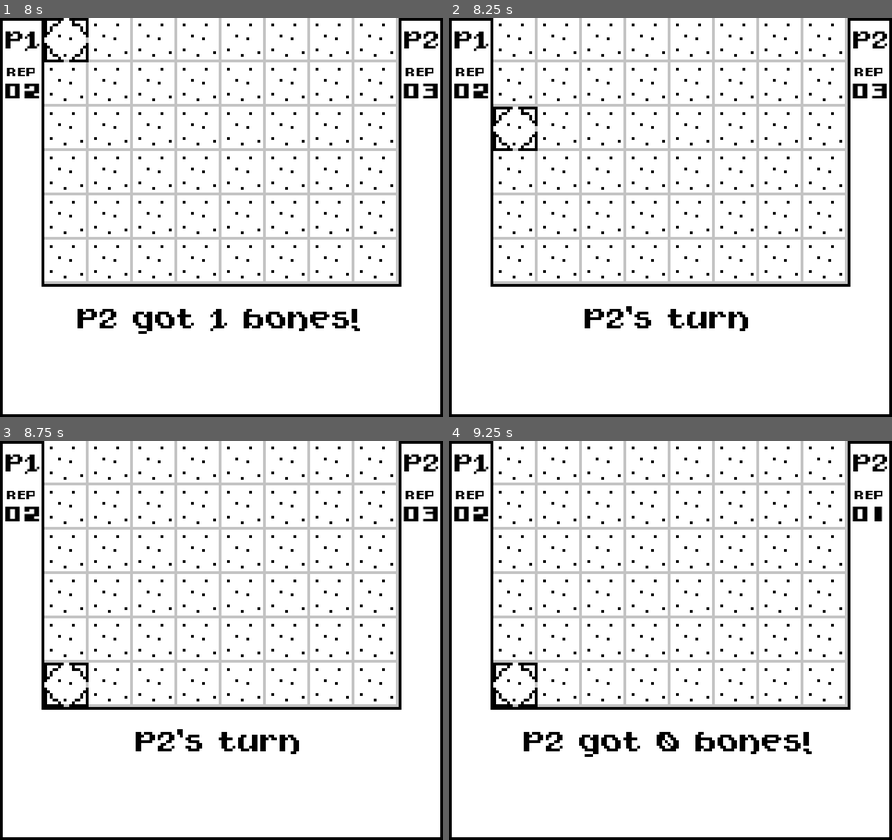
Above: before the commit, frames 1-4 (two rows, left to right).
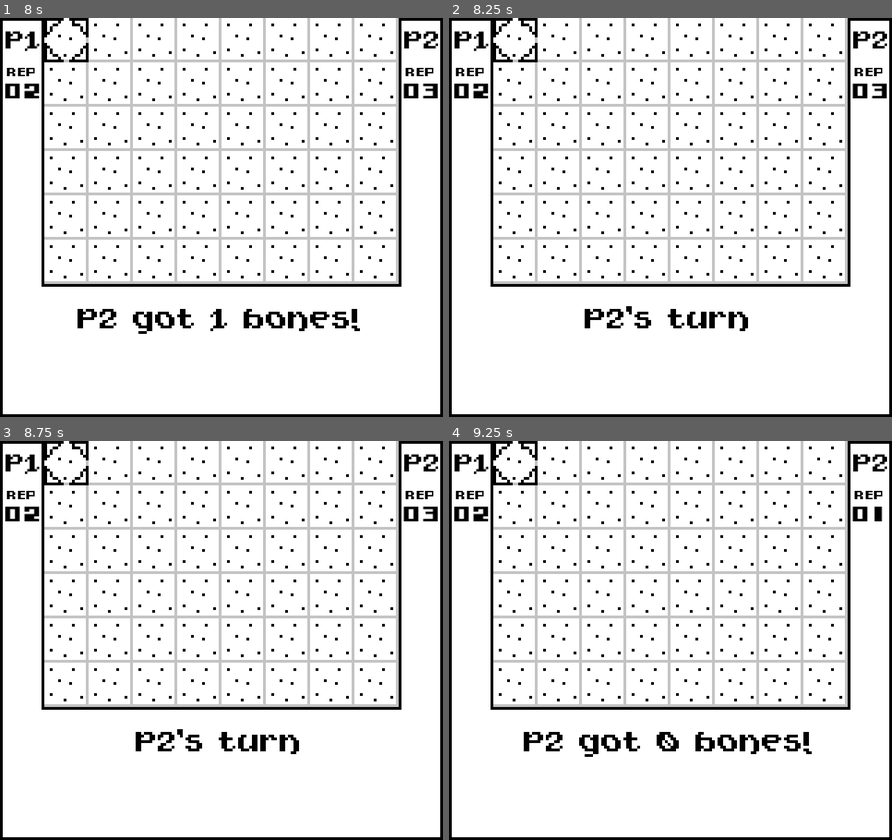
Above: after the commit, the same moments.

Repository: Saf-bonesman/bone-wars-proto-1
Game: Godot game, scene res://scenes/Game.tscn
Two runs of this game, one before a commit and one after it. Both use one fixed random seed, a clock stepped at 60 frames per second and the inputs below.
Inputs:
- Up to frame 1 (8 s): tap Enter at 0.5, 3.5, 5 s; hold W (action_up) 0.53-1.28 s; hold F (action_a) 0.53-1.28 s; tap Space at 1.25, 4.25, 5.75 s; hold S (action_down) 1.28-2.03 s; tap F (action_a) at 1.35, 2.85, 4.55, 5.85, 7.35 s; hold F (action_a) 2.03-2.78 s; hold W (action_up) 2.03-3.53 s; tap D (action_move) at 2.1, 4.35, 6.6 s; hold F (action_a) 3.53-4.28 s; hold A (action_left) 3.53-5.03 s; hold S (action_down) 5.03-5.78 s; hold F (action_a) 5.03-5.78 s; hold W (action_up) from 5.78 s (still down); hold F (action_a) 6.53-7.28 s
- Up to frame 2 (8.25 s): release W (action_up) at 8.03 s; hold S (action_down) from 8.03 s (still down); hold F (action_a) from 8.03 s (still down)
- Up to frame 3 (8.75 s): keep holding S (action_down); keep holding F (action_a)
- Up to frame 4 (9.25 s): release S (action_down) at 8.78 s; release F (action_a) at 8.78 s; hold A (action_left) from 8.78 s (still down); tap D (action_move) at 8.85 s; tap F (action_a) at 9.05 s

Frame 1 is identical in both runs. In frame 2, 0.7% of the frame differs, in the area x 10-20%, y 0-34%; in frame 3, 0.7%; in frame 4, 0.7%.

Commit message:
Menu placeholders

Diff:
--- a/scenes/Player.tscn
+++ b/scenes/Player.tscn
@@ -8,8 +8,9 @@
 script = ExtResource("1_3li8b")
 
 [node name="PlayerMenu" parent="." unique_id=1982733969 instance=ExtResource("1_p0vlq")]
+visible = false
 
-[node name="Sprite2D" type="Sprite2D" parent="." unique_id=648782166]
+[node name="Cursor" type="Sprite2D" parent="." unique_id=648782166]
 texture = ExtResource("2_v6fml")
 
 [node name="MoveTimer" type="Timer" parent="." unique_id=1033107008]
--- a/scenes/PlayerMenu.tscn
+++ b/scenes/PlayerMenu.tscn
@@ -1,7 +1,51 @@
 [gd_scene format=3 uid="uid://drmxgba7hxaru"]
+
+[ext_resource type="Texture2D" uid="uid://omx4vvvlsm8t" path="res://assets/ui/menu_placeholder.png" id="1_qa3i8"]
+[ext_resource type="Texture2D" uid="uid://bu7kenhbqvnc" path="res://assets/ui/menu_select_placeholder.png" id="2_1utw0"]
+[ext_resource type="FontFile" uid="uid://ourr6jjjc2pw" path="res://assets/resources/fonts/Bitfantasy.ttf" id="3_8sw7y"]
 
 [node name="PlayerMenu" type="Control" unique_id=1982733969]
 layout_mode = 3
 anchors_preset = 0
-offset_right = 40.0
-offset_bottom = 40.0
+
+[node name="MenuBackground" type="Sprite2D" parent="." unique_id=1528355104]
+texture = ExtResource("1_qa3i8")
+
+[node name="MenuSelector" type="Sprite2D" parent="MenuBackground" unique_id=919066569]
+position = Vector2(0, -16)
+texture = ExtResource("2_1utw0")
+
+[node name="DigLabel" type="Label" parent="MenuBackground" unique_id=166486610]
+offset_left = -30.0
+offset_top = -23.0
+offset_right = 32.0
+offset_bottom = -9.0
+theme_override_colors/font_color = Color(0, 0, 0, 1)
+theme_override_fonts/font = ExtResource("3_8sw7y")
+text = "start dig"
+horizontal_alignment = 1
+vertical_alignment = 1
+
+[node name="SabLabel" type="Label" parent="MenuBackground" unique_id=1964886127]
+offset_left = -32.0
+offset_top = -7.0
+offset_right = 30.0
+offset_bottom = 7.0
+theme_override_colors/font_color = Color(0, 0, 0, 1)
+theme_override_fonts/font = ExtResource("3_8sw7y")
+theme_override_font_sizes/font_size = 15
+text = "sabotage"
+horizontal_alignment = 1
+vertical_alignment = 1
+
+[node name="ThirdLabel" type="Label" parent="MenuBackground" unique_id=950109461]
+offset_left = -30.0
+offset_top = 9.0
+offset_right = 31.0
+offset_bottom = 23.0
+theme_override_colors/font_color = Color(0, 0, 0, 1)
+theme_override_fonts/font = ExtResource("3_8sw7y")
+theme_override_font_sizes/font_size = 13
+text = "third thing"
+horizontal_alignment = 1
+vertical_alignment = 1
--- a/scripts/player.gd
+++ b/scripts/player.gd
@@ -5,6 +5,7 @@
 var tile_height
 var w
 var h
+var player_menu
 
 # Called when the node enters the scene tree for the first time.
 func _ready() -> void:
@@ -17,8 +18,11 @@
 	curr_pos.y = clamp(curr_pos.y,0,h)
 
 # Movin' the cursor
-func _input(_event : InputEvent) -> void:
+func _input(event : InputEvent) -> void:
 	move_timer.start()
+	if event.is_action_pressed("action_a"):
+		move_timer.stop()
+		player_menu = $PlayerMenu
 
 # repeat timer
 func _on_move_timer_timeout() -> void:
Binary file added: assets/ui/menu_placeholder.png
Not shown, added: assets/ui/menu_placeholder.png.import
Binary file added: assets/ui/menu_select_placeholder.png
Not shown, added: assets/ui/menu_select_placeholder.png.import
